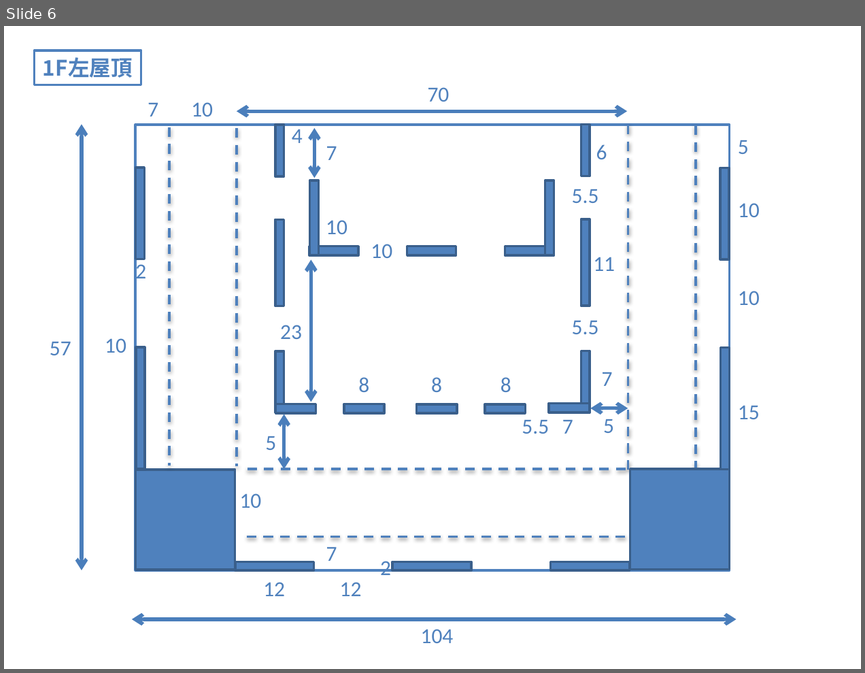
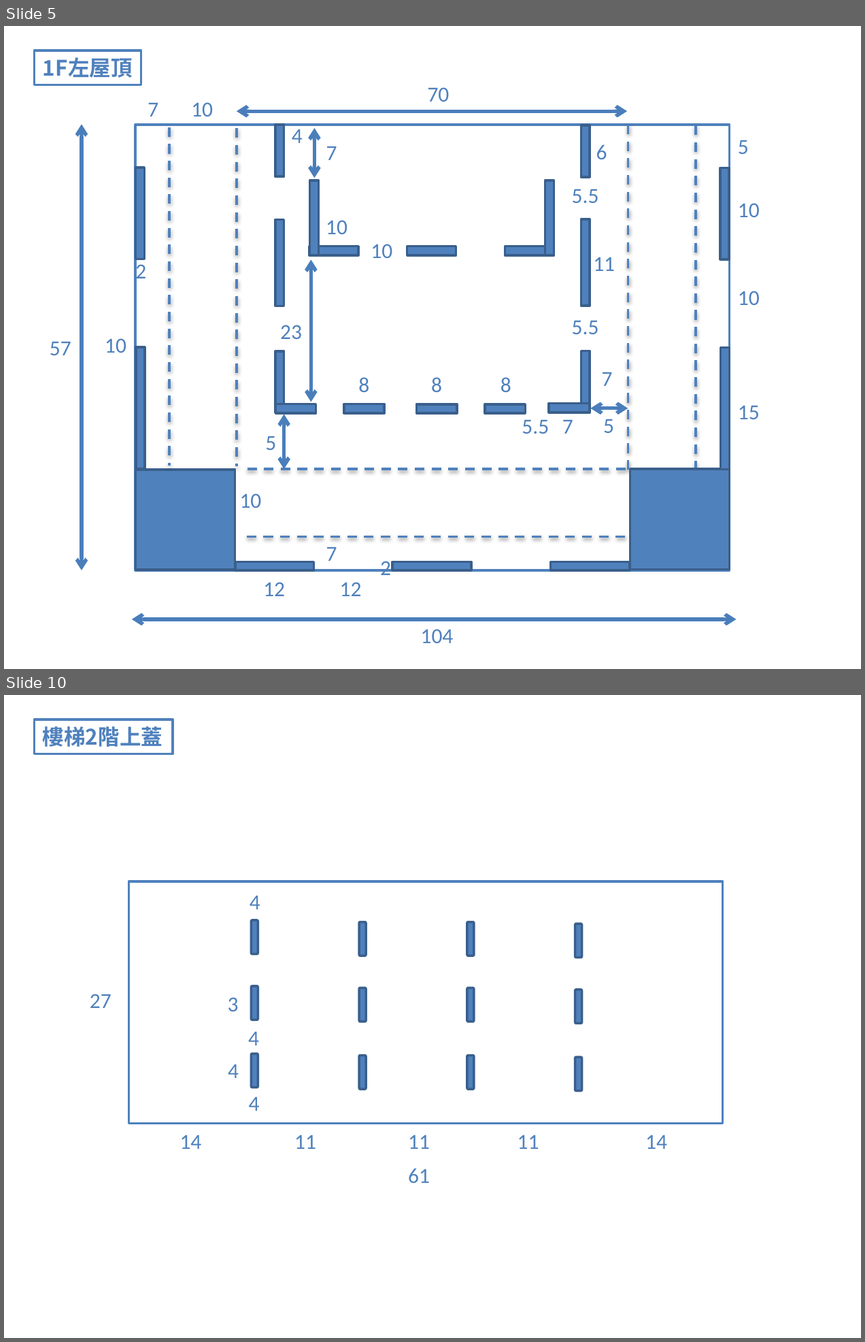
Before and after one commit to daichin/cat-house, a slide deck: cat_house.pptx. Shown one above the other, each under a label of ours: slide 6 before the commit, slides 5 and 10 after it; the slides between them are not shown. The pictures are 865x673 and 865x1342 pixels, drawn with LibreOffice and Linux fonts; fonts in the diff are those of the drawing. Boxes give left, top, right and bottom in pixels: in the first picture for what was removed or moved away, otherwise in the second. Text is boxed around its words. In the diff, an @@ line names an element or a change of style, - is before the commit and + after.

```diff
--- a/cat_house.pptx
+++ b/cat_house.pptx
@@ slide 10 added at (x1=4, y1=695, x2=861, y2=1338), background #FFFFFF @@
@@ rectangle added at (x1=34, y1=720, x2=172, y2=754), fill #FFFFFF, outline #4F81BD 2 pt, 18 pt, text #4F81BD, bold @@
+樓梯2階上蓋
@@ rectangle added at (x1=129, y1=882, x2=723, y2=1123), fill #FFFFFF, outline #4F81BD 2 pt @@
@@ text added at (x1=249, y1=896, x2=260, y2=909), 18 pt, text #4F81BD @@
+4
@@ rounded rectangle added at (x1=252, y1=920, x2=258, y2=953), fill #4F81BD, outline #3A5F8C 2 pt @@
@@ rounded rectangle added at (x1=359, y1=923, x2=366, y2=956), fill #4F81BD, outline #3A5F8C 2 pt @@
@@ rounded rectangle added at (x1=467, y1=923, x2=474, y2=956), fill #4F81BD, outline #3A5F8C 2 pt @@
@@ rounded rectangle added at (x1=575, y1=924, x2=582, y2=957), fill #4F81BD, outline #3A5F8C 2 pt @@
@@ text added at (x1=90, y1=994, x2=111, y2=1008), 18 pt, text #4F81BD @@
+27
@@ text added at (x1=228, y1=997, x2=239, y2=1011), 18 pt, text #4F81BD @@
+3
@@ rounded rectangle added at (x1=252, y1=986, x2=258, y2=1019), fill #4F81BD, outline #3A5F8C 2 pt @@
@@ rounded rectangle added at (x1=359, y1=987, x2=366, y2=1021), fill #4F81BD, outline #3A5F8C 2 pt @@
@@ rounded rectangle added at (x1=467, y1=987, x2=474, y2=1021), fill #4F81BD, outline #3A5F8C 2 pt @@
@@ rounded rectangle added at (x1=575, y1=989, x2=582, y2=1023), fill #4F81BD, outline #3A5F8C 2 pt @@
@@ text added at (x1=248, y1=1032, x2=259, y2=1045), 18 pt, text #4F81BD @@
+4
@@ rounded rectangle added at (x1=252, y1=1053, x2=258, y2=1087), fill #4F81BD, outline #3A5F8C 2 pt @@
@@ rounded rectangle added at (x1=359, y1=1055, x2=366, y2=1089), fill #4F81BD, outline #3A5F8C 2 pt @@
@@ rounded rectangle added at (x1=467, y1=1055, x2=474, y2=1089), fill #4F81BD, outline #3A5F8C 2 pt @@
@@ rounded rectangle added at (x1=575, y1=1057, x2=582, y2=1090), fill #4F81BD, outline #3A5F8C 2 pt @@
@@ text added at (x1=228, y1=1064, x2=239, y2=1078), 18 pt, text #4F81BD @@
+4
@@ text added at (x1=249, y1=1097, x2=260, y2=1110), 18 pt, text #4F81BD @@
+4
@@ text added at (x1=180, y1=1134, x2=202, y2=1149), 18 pt, text #4F81BD @@
+14
@@ text added at (x1=294, y1=1134, x2=316, y2=1149), 18 pt, text #4F81BD @@
+11
@@ text added at (x1=408, y1=1134, x2=430, y2=1149), 18 pt, text #4F81BD @@
+11
@@ text added at (x1=517, y1=1134, x2=539, y2=1149), 18 pt, text #4F81BD @@
+11
@@ text added at (x1=645, y1=1134, x2=667, y2=1149), 18 pt, text #4F81BD @@
+14
@@ text added at (x1=408, y1=1168, x2=430, y2=1183), 18 pt, text #4F81BD @@
+61
@@ what was slide 6 is now slide 5 @@
```
Also in this commit, not shown: 5 slides changed, 11 other slides added, 1 slide removed, 4 other files.
